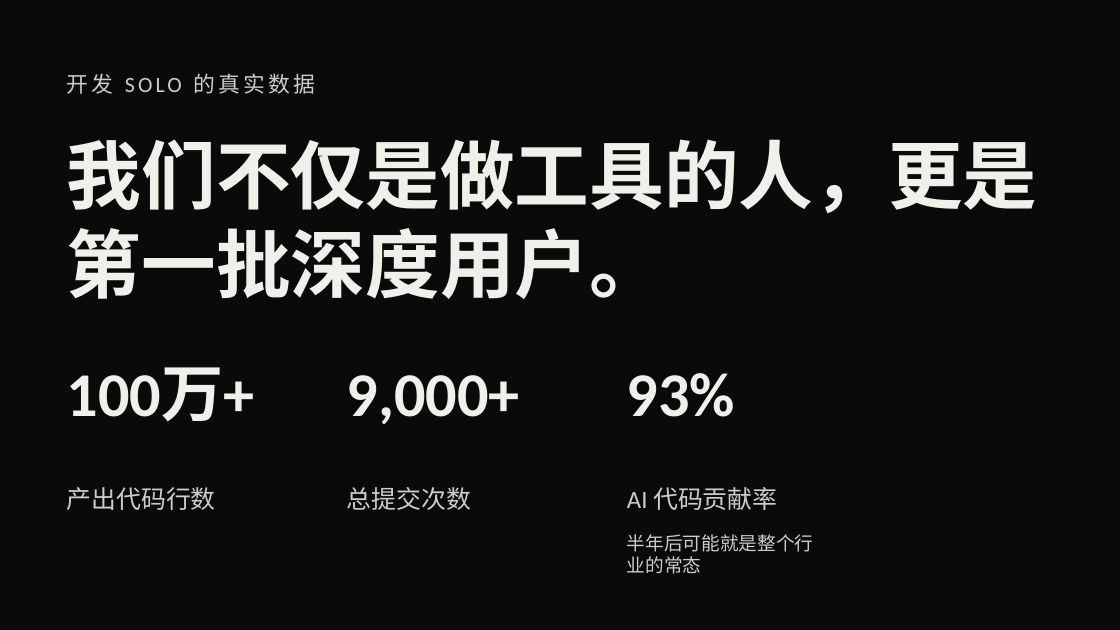
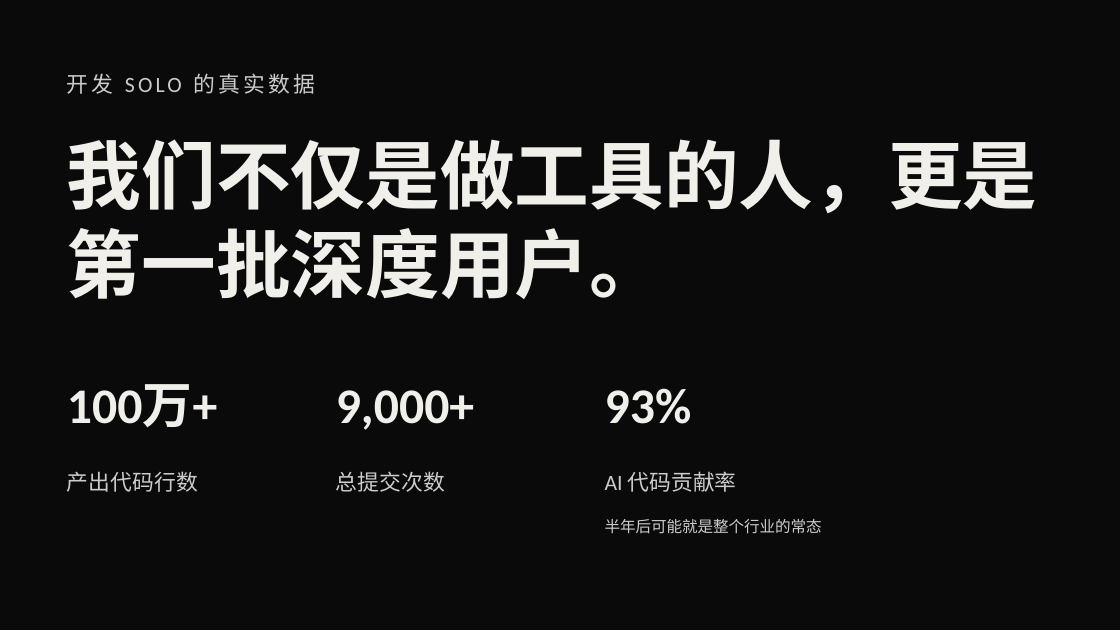
Before and after one commit to atian25/ppt-test, a slide deck: slide 6 of SOLO-0408-直播/ppt/SOLO_0418_直播.pptx. Drawn at 1120x630 pixels with LibreOffice and Linux fonts; fonts in the diff are those of the drawing. Boxes give left, top, right and bottom in pixels: in the first picture for what was removed or moved away, otherwise in the second. Text is boxed around its words. In the diff, an @@ line names an element or a change of style, - is before the commit and + after.

```diff
--- a/SOLO-0408-直播/ppt/SOLO_0418_直播.pptx
+++ b/SOLO-0408-直播/ppt/SOLO_0418_直播.pptx
@@ text "100万+": place and size @@
-text "100万+" at <box>67,367,255,422</box>
+text "100万+" at <box>67,384,217,427</box>
@@ text "9,000+": place and size @@
-text "9,000+" at <box>347,375,520,424</box>
+text "9,000+" at <box>336,390,474,430</box>
@@ size 40 to 32 pt in 3 elements at <box>336,390,474,430</box>, <box>67,384,217,427</box>, <box>605,388,692,424</box> @@
@@ text "93%": place and size @@
-text "93%" at <box>627,373,735,417</box>
+text "93%" at <box>605,388,692,424</box>
@@ text "产出代码行数": place and size @@
-text "产出代码行数" at <box>67,487,216,510</box>
+text "产出代码行数" at <box>67,471,198,492</box>
@@ text "总提交次数": place and size @@
-text "总提交次数" at <box>347,487,471,510</box>
+text "总提交次数" at <box>336,471,445,492</box>
@@ size 16 to 14 pt in 3 elements at <box>336,471,445,492</box>, <box>67,471,198,492</box>, <box>605,471,737,492</box> @@
@@ text "AI 代码贡献率": place and size @@
-text "AI 代码贡献率" at <box>627,487,777,510</box>
+text "AI 代码贡献率" at <box>605,471,737,492</box>
@@ text "半年后可能就是整个行业的常态": place and size @@
-text "半年后可能就是整个行业的常态" at <box>627,534,813,574</box>
+text "半年后可能就是整个行业的常态" at <box>605,519,822,534</box>
@@ text "半年后可能就是整个行业的常态" at <box>605,519,822,534</box>: size 12 to 10 pt @@
```
Also in this commit, not shown: 10 other slides changed, 1 other file.
